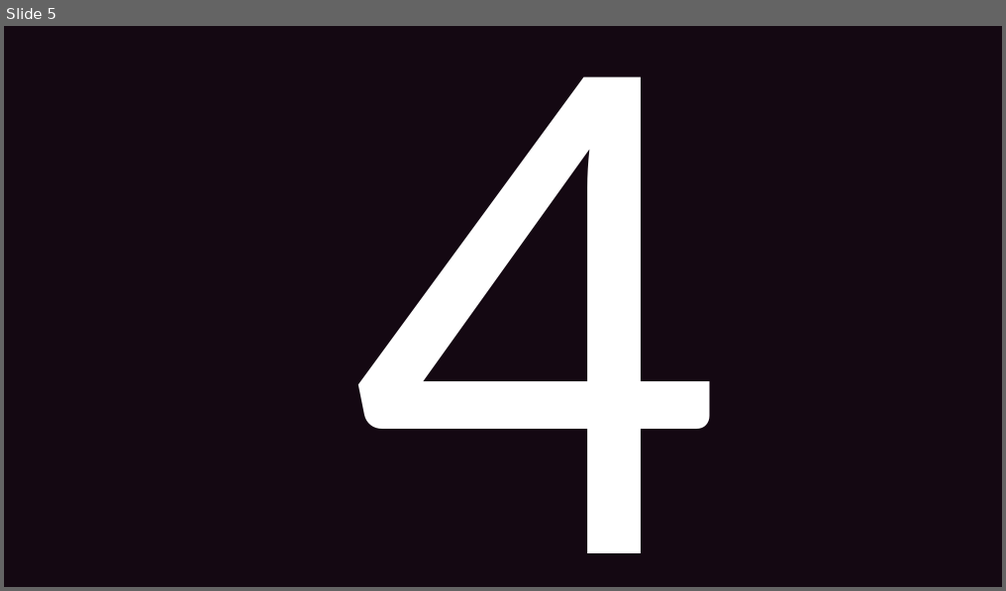
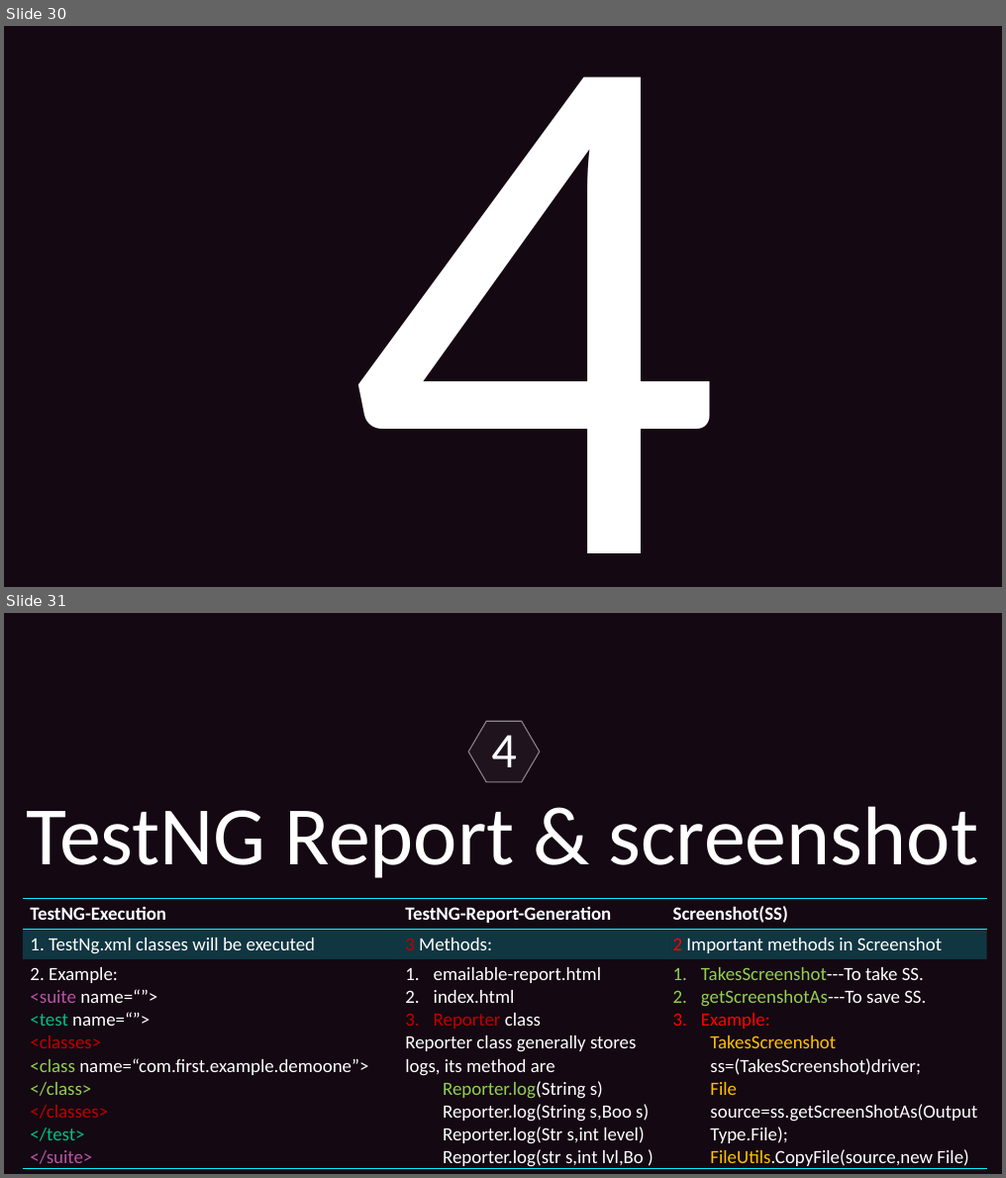
Before and after one commit to Ajin007/IRC_Docs, a slide deck: Students PPT.pptx. Shown one above the other, each under a label of ours: slide 5 before the commit, slides 30 and 31 after it. The pictures are 1006x591 and 1006x1178 pixels, drawn with LibreOffice and Linux fonts; fonts in the diff are those of the drawing. Boxes give left, top, right and bottom in pixels: in the first picture for what was removed or moved away, otherwise in the second. Text is boxed around its words. In the diff, an @@ line names an element or a change of style, - is before the commit and + after.

```diff
--- a/Students PPT.pptx
+++ b/Students PPT.pptx
@@ slide 31 added at (x1=4, y1=613, x2=1002, y2=1174), background #140812 @@
@@ hexagon added at (x1=469, y1=721, x2=540, y2=782), fill #FFFFFF at 5% opacity, outline #FFFFFF 1 pt @@
@@ text added at (x1=491, y1=735, x2=516, y2=767), 48 pt, text #FFFFFF @@
+4
@@ text added at (x1=27, y1=806, x2=978, y2=878), 80 pt, text #FFFFFF @@
+TestNG Report & screenshot
@@ table added at (x1=23, y1=899, x2=987, y2=1171), 3 rows, 3 columns @@
+TestNG-Execution | TestNG-Report-Generation | Screenshot(SS)
+1. TestNg.xml classes will be executed | 3 Methods: | 2 Important methods in Screenshot
+2. Example: / <suite name=“”> / <test name=“”> / <classes> / <class name=“com.first.example.demoone”> / </class> / </classes> / </test> / </suite> | emailable-report.html / index.html / Reporter class / Reporter class generally stores logs, its method are / Reporter.log(String s) / Reporter.log(String s,Boo s) / Reporter.log(Str s,int level) / Reporter.log(str s,int lvl,Bo ) | TakesScreenshot---To take SS. / getScreenshotAs---To save SS. / Example: / TakesScreenshot ss=(TakesScreenshot)driver; / File source=ss.getScreenShotAs(OutputType.File); / FileUtils.CopyFile(source,new File)
@@ what was slide 5 is now slide 30 @@
```
Also in this commit, not shown: 8 slides changed, 32 other slides added, 1 slide removed.
